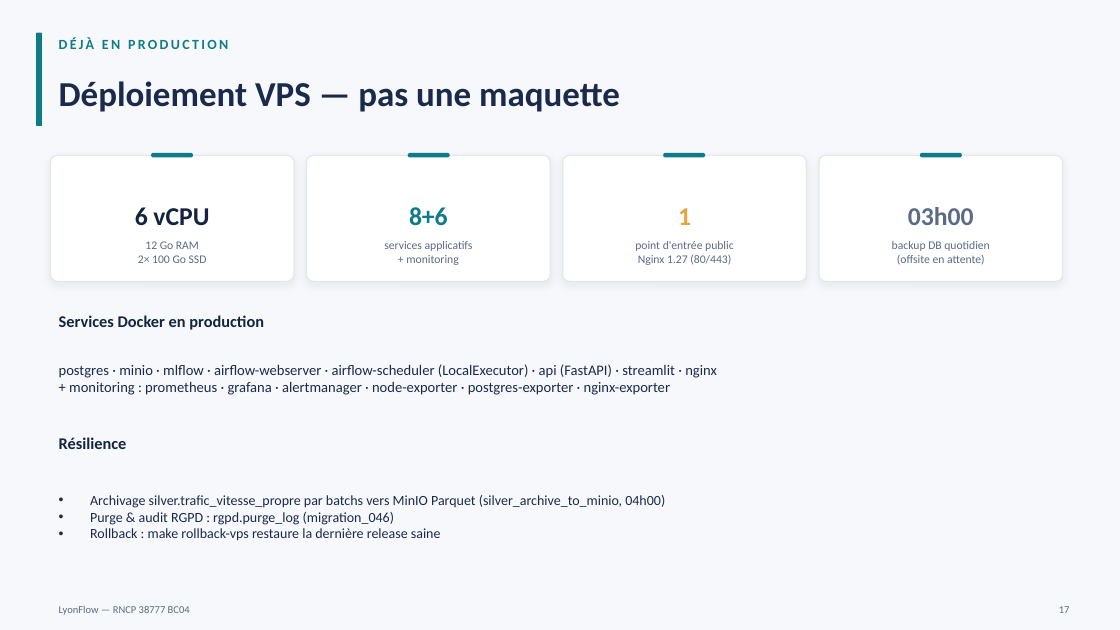
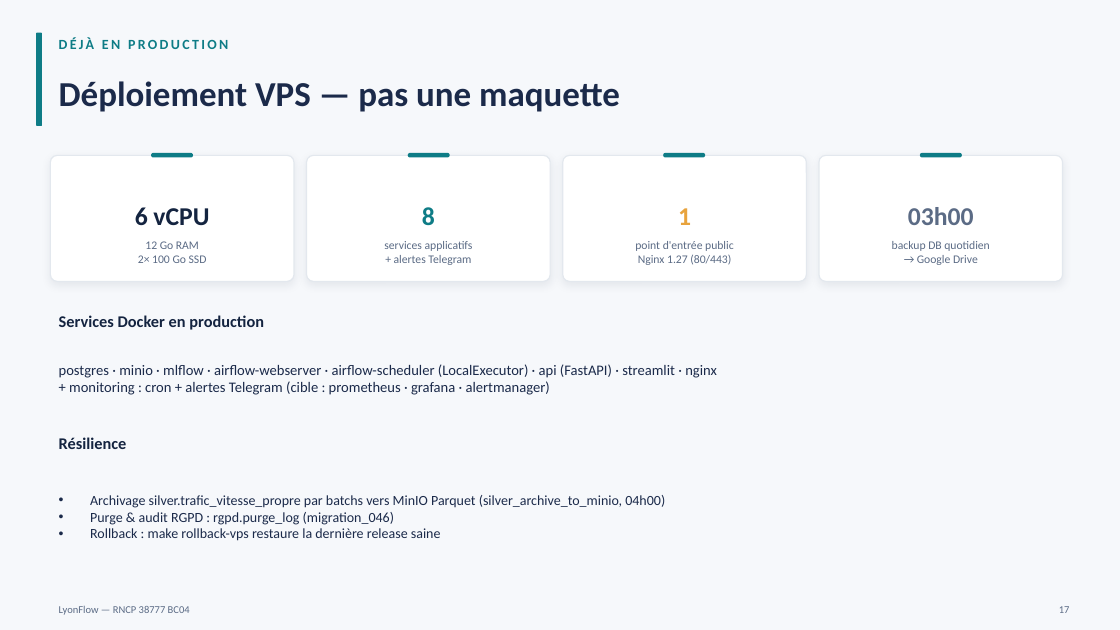
Before and after one commit to PDUCLOS/lyonflowfull, a slide deck: slide 17 of présentation/LyonFlow_Bloc4_Soutenance_v2.pptx. Drawn at 1120x630 pixels with LibreOffice and Linux fonts; fonts in the diff are those of the drawing. Boxes give left, top, right and bottom in pixels: in the first picture for what was removed or moved away, otherwise in the second. Text is boxed around its words. In the diff, an @@ line names an element or a change of style, - is before the commit and + after.

```diff
--- a/présentation/LyonFlow_Bloc4_Soutenance_v2.pptx
+++ b/présentation/LyonFlow_Bloc4_Soutenance_v2.pptx
@@ text at [422, 207, 435, 225]: text changed @@
-8+6
+8
@@ text at [394, 255, 471, 265]: text changed @@
-+ monitoring
++ alertes Telegram
@@ text at [917, 255, 978, 265]: text changed @@
-(offsite en attente)
+→ Google Drive
@@ text at [69, 381, 550, 395]: text changed @@
-+ monitoring : prometheus · grafana · alertmanager · node-exporter · postgres-exporter · nginx-exporter
++ monitoring : cron + alertes Telegram (cible : prometheus · grafana · alertmanager)
```
Also in this commit, not shown: 2 other slides changed, 3 other files.
